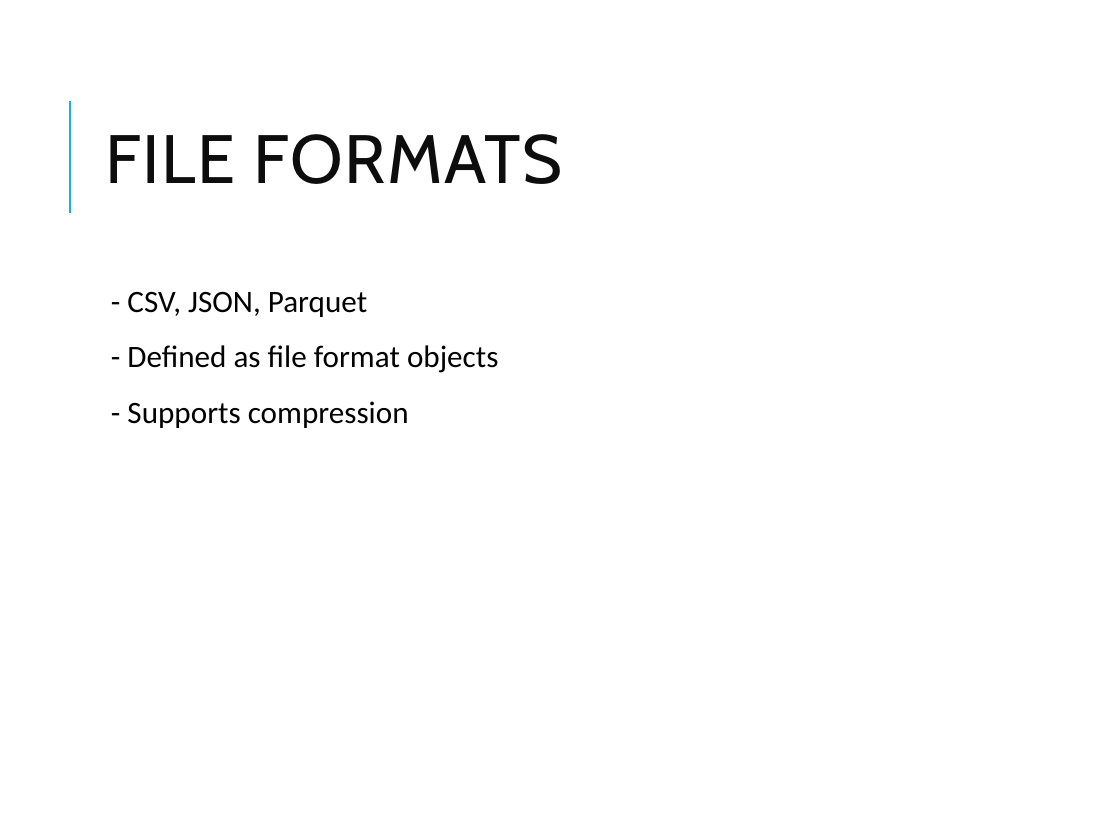
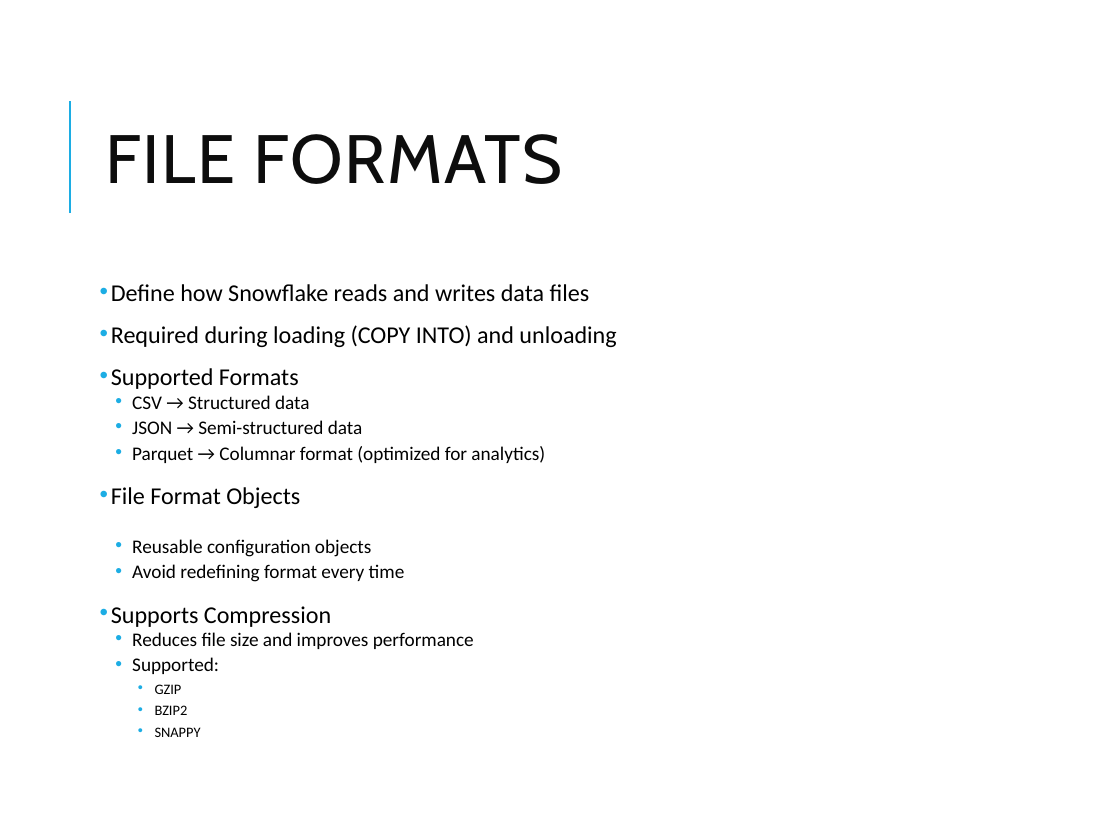
Before and after one commit to vikash-verma-profile/DE-Sig-March-2026, a slide deck: slide 4 of Week-2/Day-5/Snowflake_Modules_4_6.pptx. Drawn at 1120x840 pixels with LibreOffice and Linux fonts; fonts in the diff are those of the drawing. Boxes give left, top, right and bottom in pixels: in the first picture for what was removed or moved away, otherwise in the second. Text is boxed around its words. In the diff, an @@ line names an element or a change of style, - is before the commit and + after.

```diff
--- a/Week-2/Day-5/Snowflake_Modules_4_6.pptx
+++ b/Week-2/Day-5/Snowflake_Modules_4_6.pptx
@@ text at [111,284,616,737]: text changed; size 20 to 12.4 pt @@
-  - CSV, JSON, Parquet
-  - Defined as file format objects
-  - Supports compression
+• Define how Snowflake reads and writes data files
+• Required during loading (COPY INTO) and unloading
+• Supported Formats
+  • CSV → Structured data
+  • JSON → Semi-structured data
+  • Parquet → Columnar format (optimized for analytics)
+• File Format Objects
+  • Reusable configuration objects
+  • Avoid redefining format every time
+• Supports Compression
+  • Reduces file size and improves performance
+  • Supported:
+    • GZIP
+    • BZIP2
+    • SNAPPY
```
Also in this commit, not shown: 19 other slides changed, 5 slides added, 23 other files.
